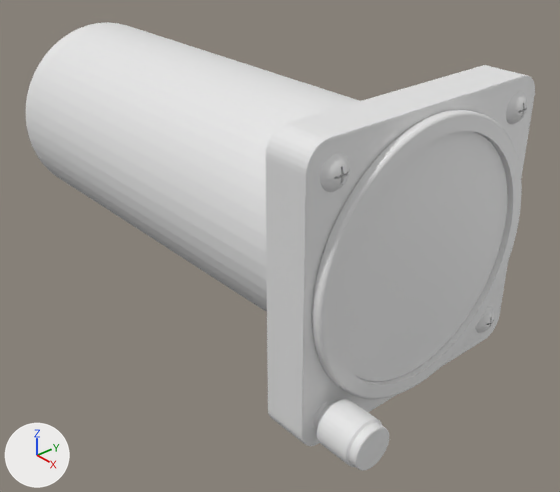
The Blender file Models/Parts/Cockpit/Gauges/Bendix_B6_3419_5A_A1_Acc/Documentation/Bendix_B6_3419_5A_A1_Acc.blend, before and after one commit.
One viewpoint serves both versions: a 50 mm camera at (0.093, -0.1089, 0.0749) aimed at (-0.0341, 0.0009, -0.0153). Every picture has the same lights, and +X, +Y and +Z are marked at lower left.

Names of what the first picture shows: 'border (Meshed)', 'cover (Meshed)', 'frontal_filet (Meshed)', 'glass (Meshed)', 'knob (Meshed)', 'screews (Meshed)'.
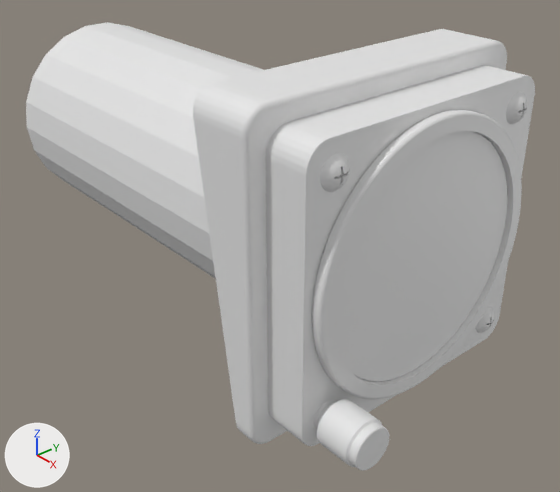
Boxes [x1, y1, x2, y2] around the edits, measured in the pictures (560 x 492 px):
'Support (Meshed)', added: after [193, 29, 507, 444]

The edits, one by one:
Mesh me_support__meshed is new.
It has 430 vertices, 860 faces and spans x -15.1..0.0, y -36.0..36.0, z -36.0..36.0.
Object 'Support (Meshed)' (ob_support__meshed) is new; it shows me_support__meshed.
Its location is (0.0, 0.0, 0.0).
Its rotation in degrees is (90, 0, 0).
Its scale is (0.001, 0.001, 0.001).
